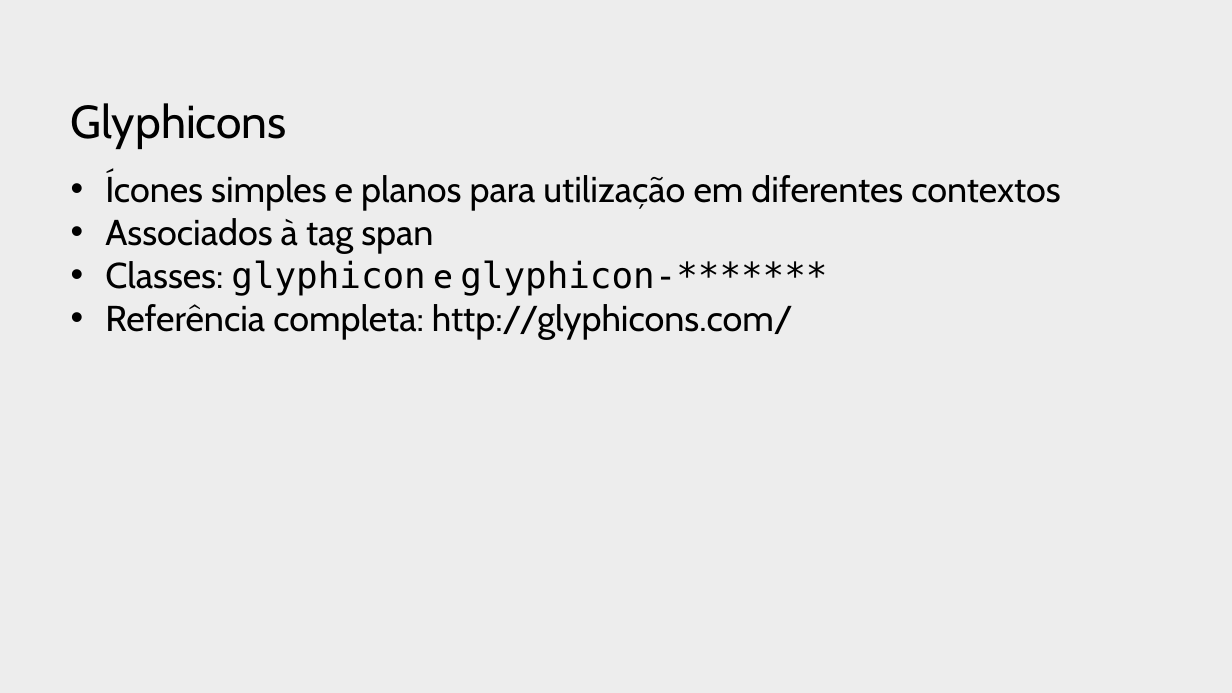
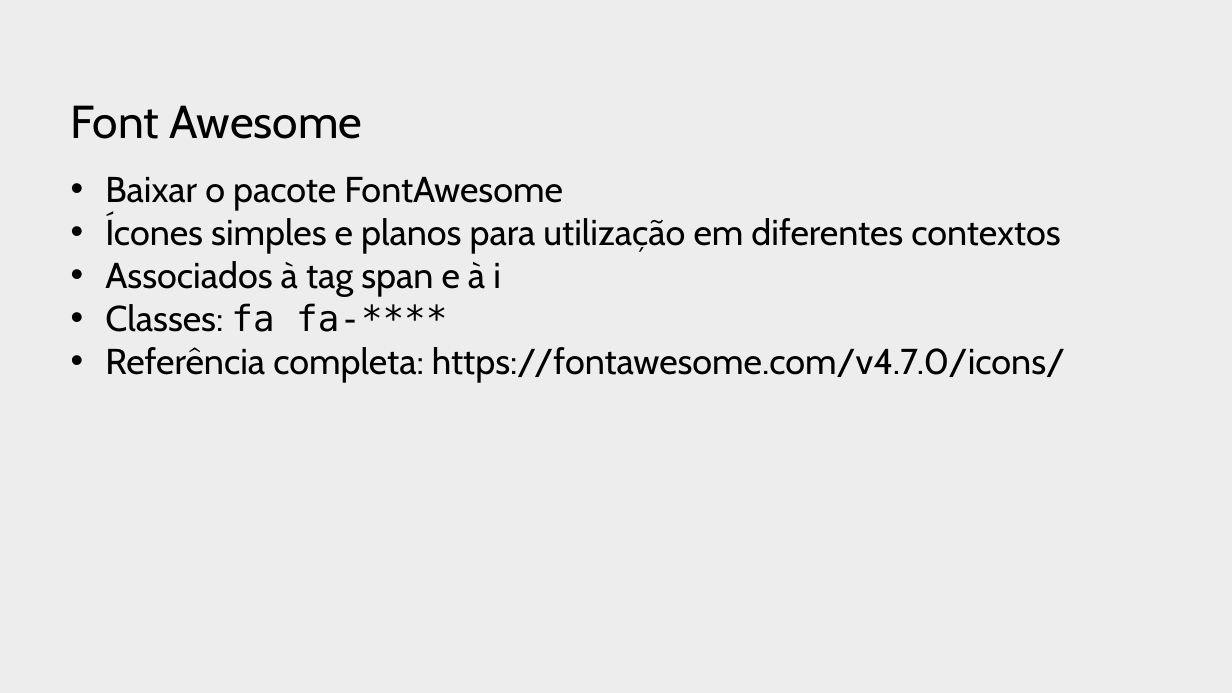
Before and after one commit to profJulioMomente/LTP2_3SI, a slide deck: slide 20 of 2018/2018.05.08-TheFoundations-BootStrap.pptx. Drawn at 1232x693 pixels with LibreOffice and Linux fonts; fonts in the diff are those of the drawing; background and template pictures are left out. Boxes give left, top, right and bottom in pixels: in the first picture for what was removed or moved away, otherwise in the second. Text is boxed around its words. In the diff, an @@ line names an element or a change of style, - is before the commit and + after.

```diff
--- a/2018/2018.05.08-TheFoundations-BootStrap.pptx
+++ b/2018/2018.05.08-TheFoundations-BootStrap.pptx
@@ title at [71, 105, 363, 139]: text changed @@
-Glyphicons
+Font Awesome
@@ text at [105, 177, 563, 211]: paragraph added @@
+• Baixar o pacote FontAwesome
@@ text at [105, 261, 1065, 383]: text changed @@
-• Associados à tag span
-• Classes: glyphicon e glyphicon-*******
-• Referência completa: http://glyphicons.com/
+• Associados à tag span e à i
+• Classes: fa fa-****
+• Referência completa: https://fontawesome.com/v4.7.0/icons/
```
Also in this commit, not shown: 8 other slides changed, 2 slides added, 1 slide removed, 11 other files.
